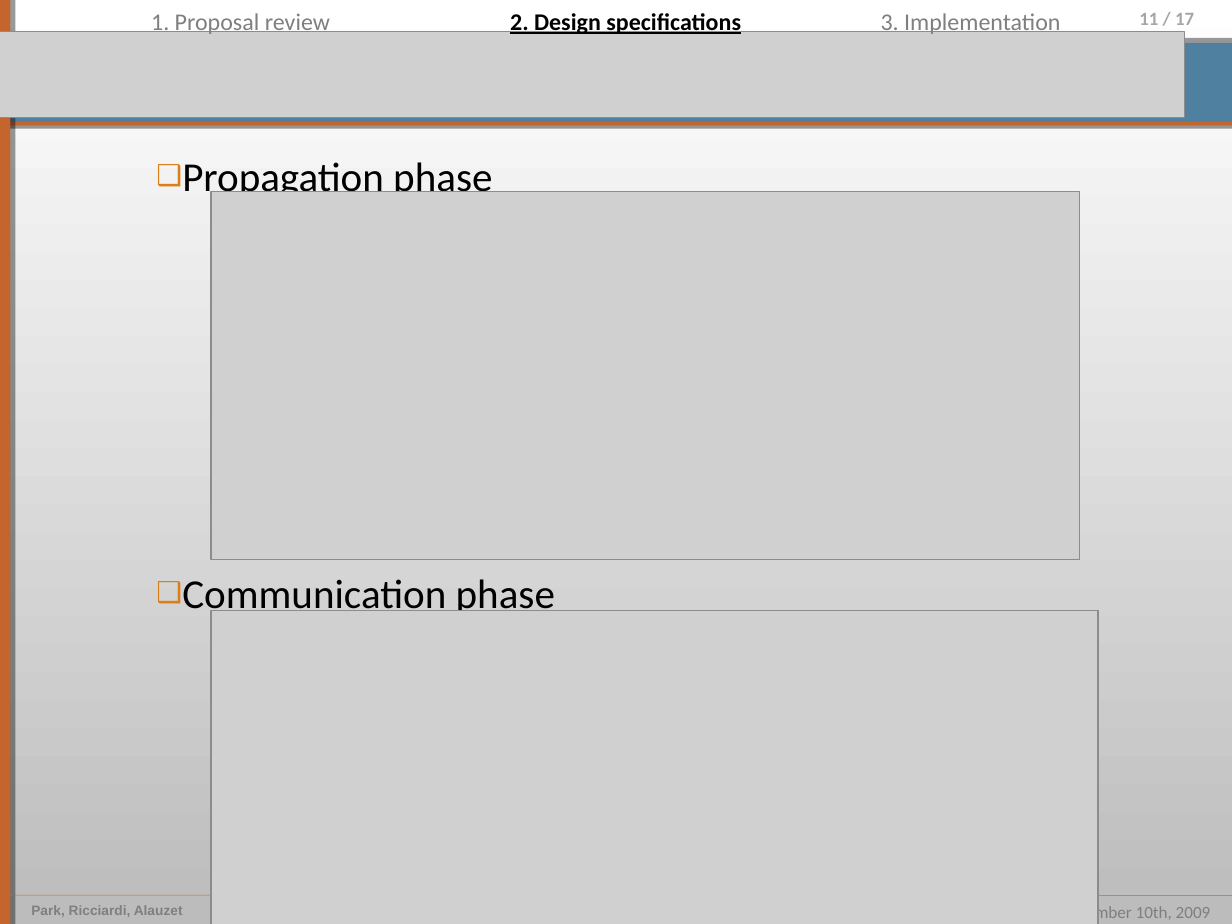
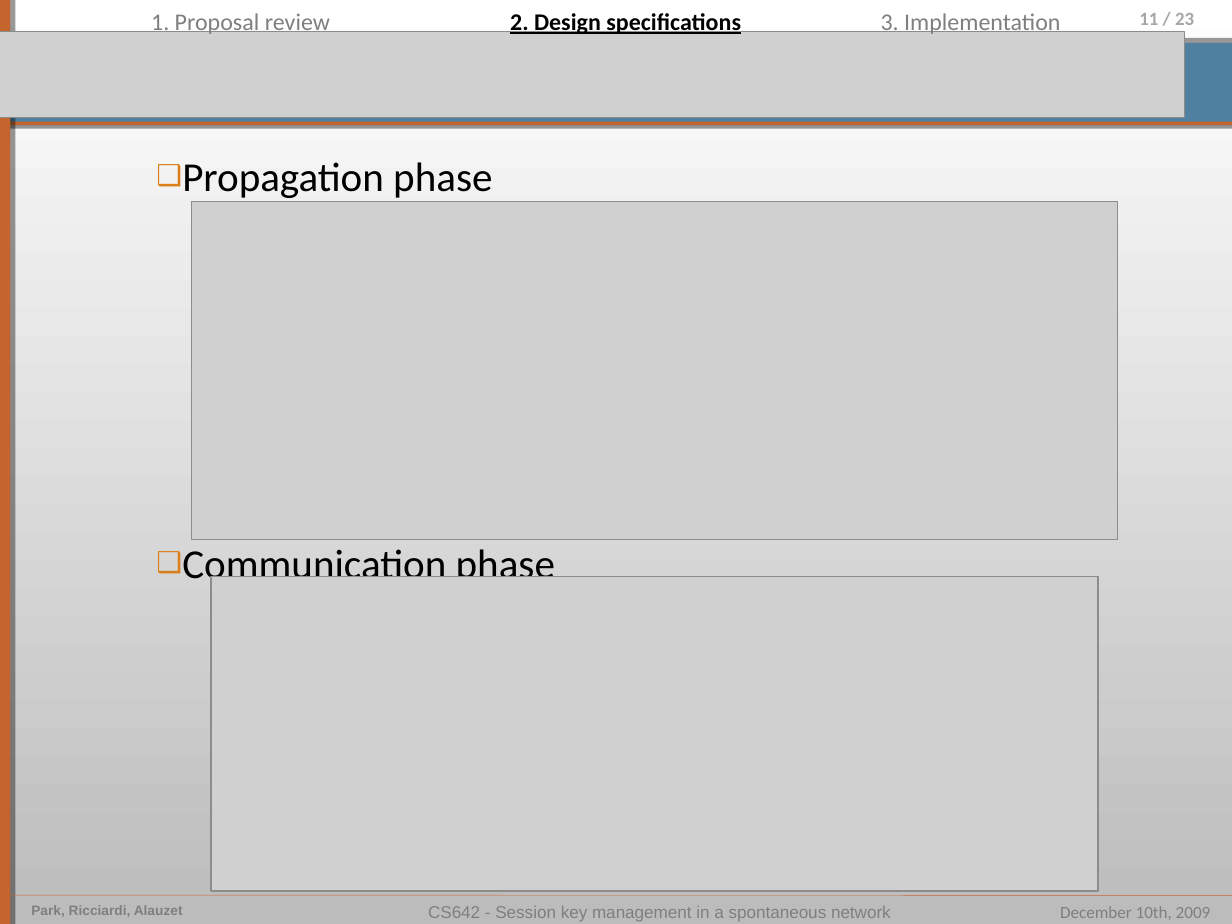
Before and after one commit to pierrealauzet/skemasnet, a slide deck: slide 11 of 4_implementation/CS642_Skemasnet_implementation.ppt. Drawn at 1232x924 pixels with LibreOffice and Linux fonts; fonts in the diff are those of the drawing; grey boxes stand for pictures. Boxes give left, top, right and bottom in pixels: in the first picture for what was removed or moved away, otherwise in the second. Text is boxed around its words. In the diff, an @@ line names an element or a change of style, - is before the commit and + after.

```diff
--- a/4_implementation/CS642_Skemasnet_implementation.ppt
+++ b/4_implementation/CS642_Skemasnet_implementation.ppt
@@ page number at <box>1139,13,1194,25</box>: text changed @@
-11 / 17
+11 / 23
@@ text "Propagation phase" rewrapped from <box>182,162,555,619</box> to <box>182,162,555,589</box> @@
@@ picture: place and size @@
-picture at <box>211,191,1079,559</box>
+picture at <box>191,201,1117,540</box>
@@ picture: place and size @@
-picture at <box>211,610,1098,924</box>
+picture at <box>211,577,1098,891</box>
@@ text added at <box>428,906,891,921</box>, 10 pt, text #7F7F7F @@
+CS642 - Session key management in a spontaneous network
```
Also in this commit, not shown: 4 other slides changed, 8 slides added, 7 slides removed, 1 other file.
